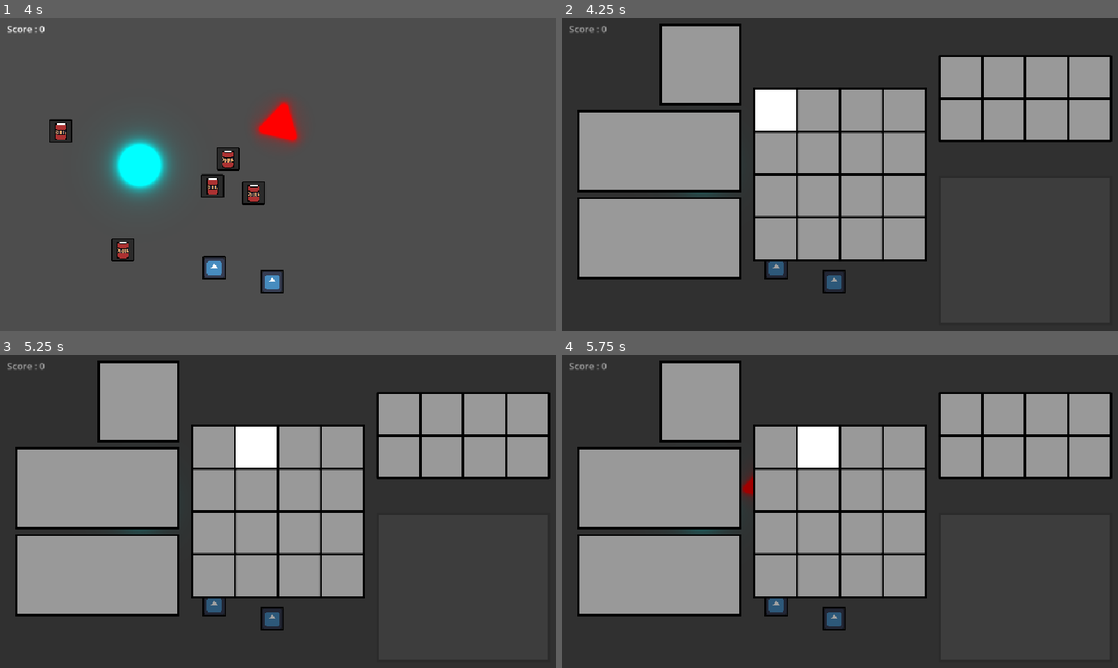
Above: before the commit, frames 1-4 (two rows, left to right).
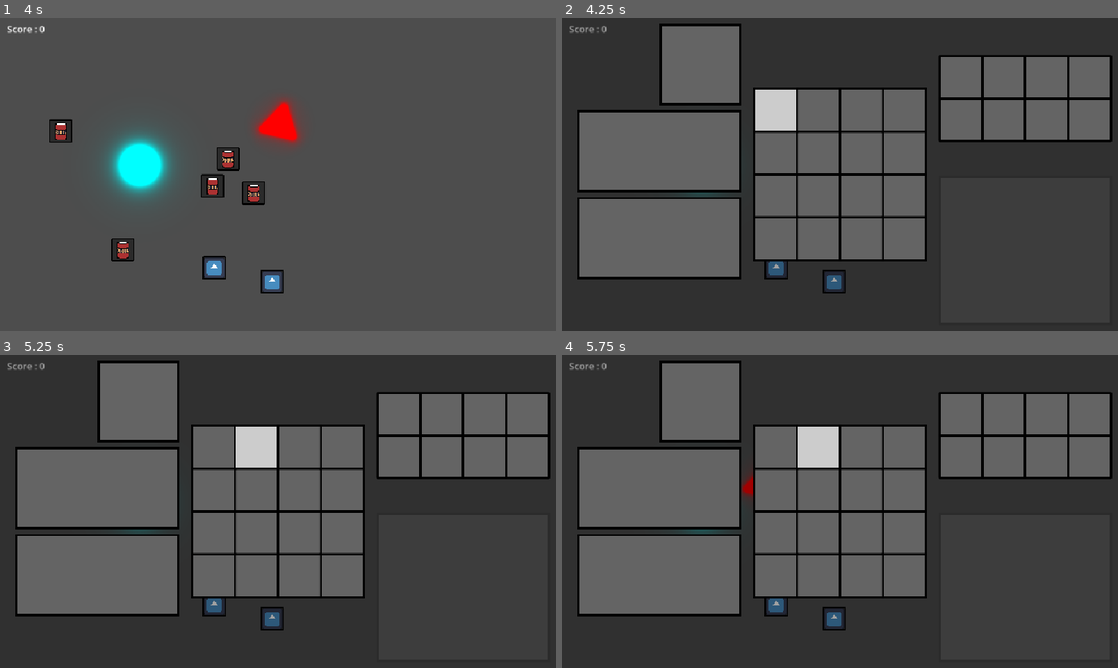
Above: after the commit, the same moments.

Repository: loco-choco/quantux-ui-experiment
Game: Godot game, scene res://main.tscn
Same seed, same stepped clock (60 frames per second), same inputs: the game is played once before the commit and once after it. The engine's default icon, where the game draws it, is replaced by a stand-in: a white triangle on a blue panel in a dark square.
Inputs (mouse positions are in pixels of both pictures, inside the frame that each line leads up to):
- Up to frame 1 (4 s): move the mouse to (400, 158) at 0.52 s; tap one key every 0.75 s from 0.6 s: E (pickup_item) Left (player_move_x_neg) Right (player_move_x_pos) Up (player_move_y_neg) Down (player_move_y_pos); click (400, 158) at 0.67 s; move the mouse to (166, 190) at 1.27 s; click (166, 190) at 1.42 s; move the mouse to (333, 105) at 2.02 s; click (333, 105) at 2.17 s; move the mouse to (250, 237) at 2.77 s; click (250, 237) at 2.92 s; move the mouse to (444, 221) at 3.52 s; click (444, 221) at 3.67 s
- Up to frame 2 (4.25 s): tap Space (hud_toggle_inventory) at 4.15 s
- Up to frame 3 (5.25 s): move the mouse to (211, 445) at 4.27 s; tap E (pickup_item) at 4.35 s; click (211, 445) at 4.42 s; right-click (211, 445) at 4.9 s; tap Enter at 5 s; move the mouse to (255, 445) at 5.02 s; tap Left (player_move_x_neg) at 5.1 s; click (255, 445) at 5.17 s
- Up to frame 4 (5.75 s): click (817, 445) at 5.65 s

Frame 1 is identical in both runs. In frame 2, 41% of the frame differs, in the area x 3-99%, y 2-83%; in frame 3, 41%; in frame 4, 41%.

Commit message:
added more status to slots

Diff:
--- a/filtered_inventory_slot.gd
+++ b/filtered_inventory_slot.gd
@@ -4,12 +4,16 @@
 
 @export var filter_tag : String
 
-func _can_have_item(item: InventoryItem) -> bool:
+func allowed_item(item: InventoryItem) -> bool:
 	return item.data.tags.has(filter_tag)
 
+func _can_have_item(item: InventoryItem) -> bool:
+	return super._can_have_item(item) and allowed_item(item)
+
 func _process(_delta: float) -> void:
+	super._process(_delta)
 	var held_item : InventoryItem = get_tree().get_first_node_in_group("held_item")
-	if held_item and not _can_have_item(held_item):
+	if held_item and not allowed_item(held_item):
 		refuse.show()
 	else:
 		refuse.hide()
--- a/inventories/grid/inventory_slot.gd
+++ b/inventories/grid/inventory_slot.gd
@@ -9,9 +9,17 @@
 
 @export var infinity_size : bool = false
 @onready var selected : Control = $%Selected
+@onready var available : Control = $%Available
 
 var item_in_slot: InventoryItem = null
 var item_slot_pos: Vector2i = Vector2i()
+
+func _process(_delta: float) -> void:
+	var held_item : InventoryItem = get_tree().get_first_node_in_group("held_item")
+	if held_item and _can_have_item(held_item):
+		available.show()
+	else:
+		available.hide()
 
 func _notification(what):
 	if what == NOTIFICATION_MOUSE_ENTER_SELF:
@@ -77,7 +85,7 @@
 	return item_in_slot != null
 
 func _can_have_item(_item: InventoryItem) -> bool:
-	return true
+	return not has_item()
 
 func set_neighbors_as_next_on_focus() -> void:
 	if top_neighbor:
@@ -106,7 +114,7 @@
 
 func _set_item_recursive(item: InventoryItem, x: int, y: int, tested: Dictionary[InventorySlot, Vector2i]) -> bool:
 	tested[self] = Vector2i(x, y)
-	if has_item() or not _can_have_item(item):
+	if not _can_have_item(item):
 		return false
 	if infinity_size: ## If infinity size, stop there
 		item_in_slot = item
--- a/inventories/grid/inventory_slot.tscn
+++ b/inventories/grid/inventory_slot.tscn
@@ -1,8 +1,9 @@
-[gd_scene load_steps=3 format=3 uid="uid://cjwu7tuaqcjgl"]
+[gd_scene load_steps=4 format=3 uid="uid://cjwu7tuaqcjgl"]
 
 [ext_resource type="Script" uid="uid://dmwj5wi5lhpyu" path="res://inventories/grid/inventory_slot.gd" id="1_0xh8c"]
 
 [sub_resource type="StyleBoxFlat" id="StyleBoxFlat_2l6od"]
+bg_color = Color(0.39308554, 0.39308554, 0.39308533, 1)
 border_width_left = 2
 border_width_top = 2
 border_width_right = 2
@@ -13,6 +14,8 @@
 corner_radius_bottom_right = 2
 corner_radius_bottom_left = 2
 anti_aliasing_size = 0.1
+
+[sub_resource type="StyleBoxEmpty" id="StyleBoxEmpty_0xh8c"]
 
 [node name="InventorySlot" type="PanelContainer"]
 offset_right = 18.0
@@ -28,3 +31,16 @@
 visible = false
 layout_mode = 2
 mouse_filter = 2
+color = Color(0.8, 0.8, 0.8, 1)
+
+[node name="Available" type="PanelContainer" parent="."]
+unique_name_in_owner = true
+visible = false
+layout_mode = 2
+mouse_filter = 2
+theme_override_styles/panel = SubResource("StyleBoxEmpty_0xh8c")
+
+[node name="ColorRect" type="ColorRect" parent="Available"]
+layout_mode = 2
+mouse_filter = 2
+color = Color(0.6, 0.6, 0.6, 1)
